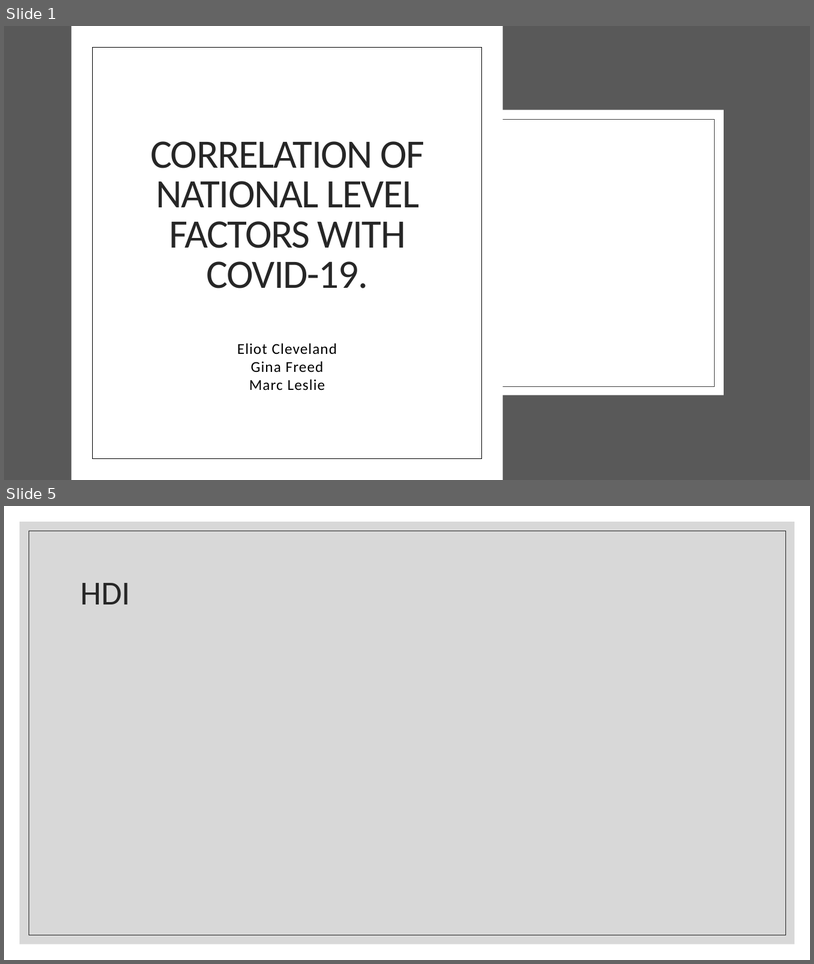
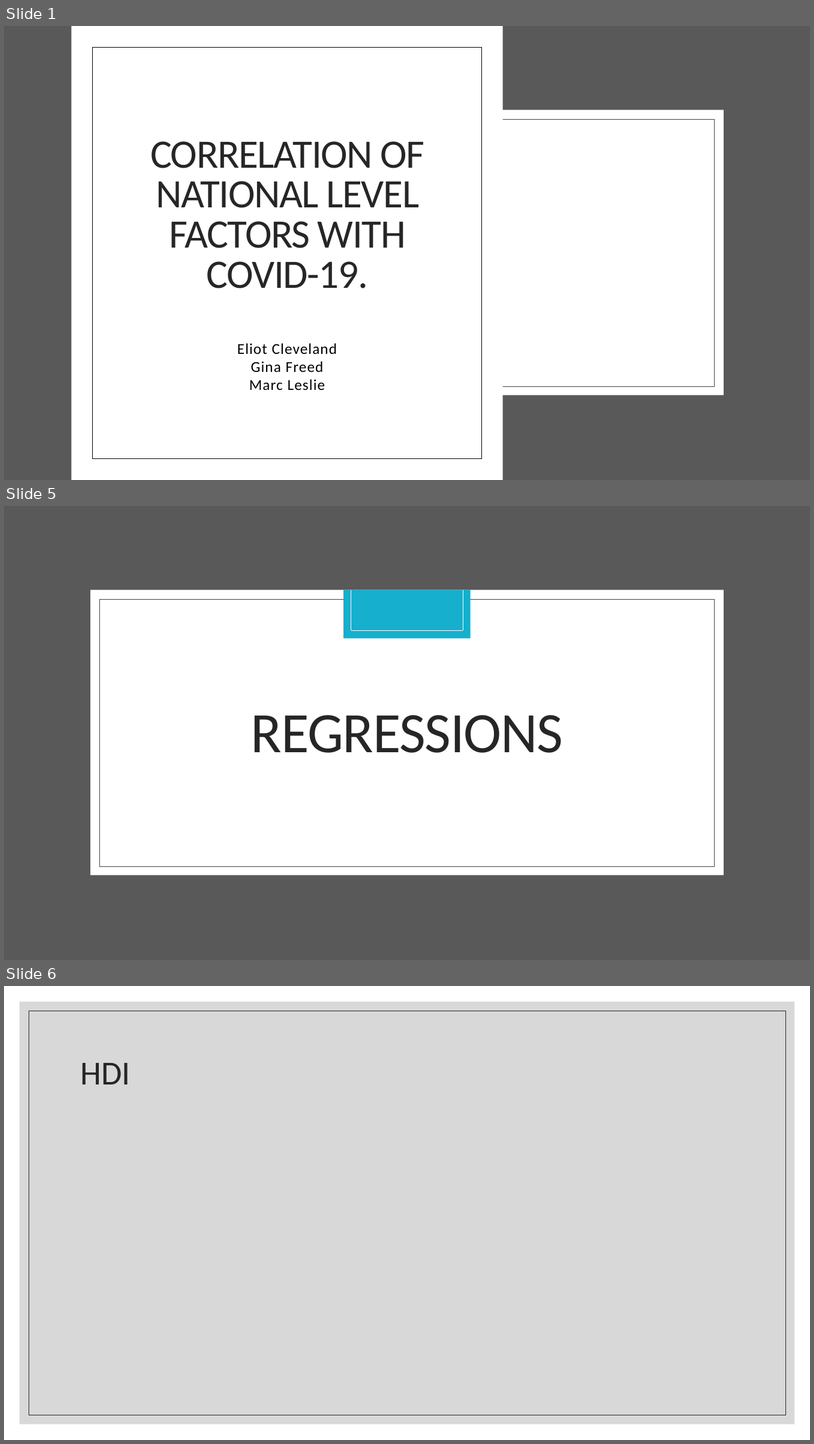
Before and after one commit to eclevela-1234/Covid-19-in-Europe, a slide deck: Covid-19 Presentation Team GEM.pptx. Shown one above the other, each under a label of ours: slides 1 and 5 before the commit, slides 1, 5 and 6 after it; the slides between them are not shown. The pictures are 814x964 and 814x1444 pixels, drawn with LibreOffice and Linux fonts; fonts in the diff are those of the drawing; background and template pictures are left out. Boxes give left, top, right and bottom in pixels: in the first picture for what was removed or moved away, otherwise in the second. Text is boxed around its words. In the diff, an @@ line names an element or a change of style, - is before the commit and + after.

```diff
--- a/Covid-19 Presentation Team GEM.pptx
+++ b/Covid-19 Presentation Team GEM.pptx
@@ slide 5 added at (x1=4, y1=506, x2=810, y2=960), background #FFFFFF; not listed: 3 template elements that a slide beside it also shows @@
@@ rectangle added at (x1=344, y1=590, x2=471, y2=639), fill #16AFCD @@
@@ line added from (351, 590) to (351, 631), #FFFFFF 0.5 pt @@
@@ line added from (463, 590) to (463, 631), #FFFFFF 0.5 pt @@
@@ line added from (351, 631) to (463, 631), #FFFFFF 0.5 pt @@
@@ title added at (x1=251, y1=715, x2=563, y2=753), 68 pt, text #262626 @@
+REGRESSIONS
@@ what was slide 5 is now slide 6 @@
```
Also in this commit, not shown: 1 slide changed, 5 other slides added.
